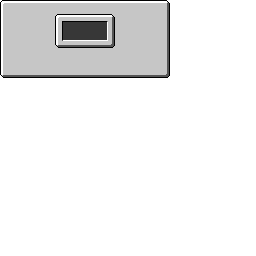
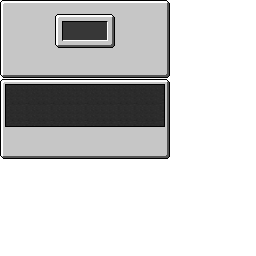
Two versions of the same layered image (256×256). Layer-by-layer changes:
added group "Layer Group copy" with 7 layers above "Layer Group" over [0, 79, 170, 159]
added layer "Background #2" in group "Layer Group copy" over [5, 84, 165, 127]
added layer "demo_background - Copy.png #1" in group "Layer Group copy" over [0, 79, 170, 159]
